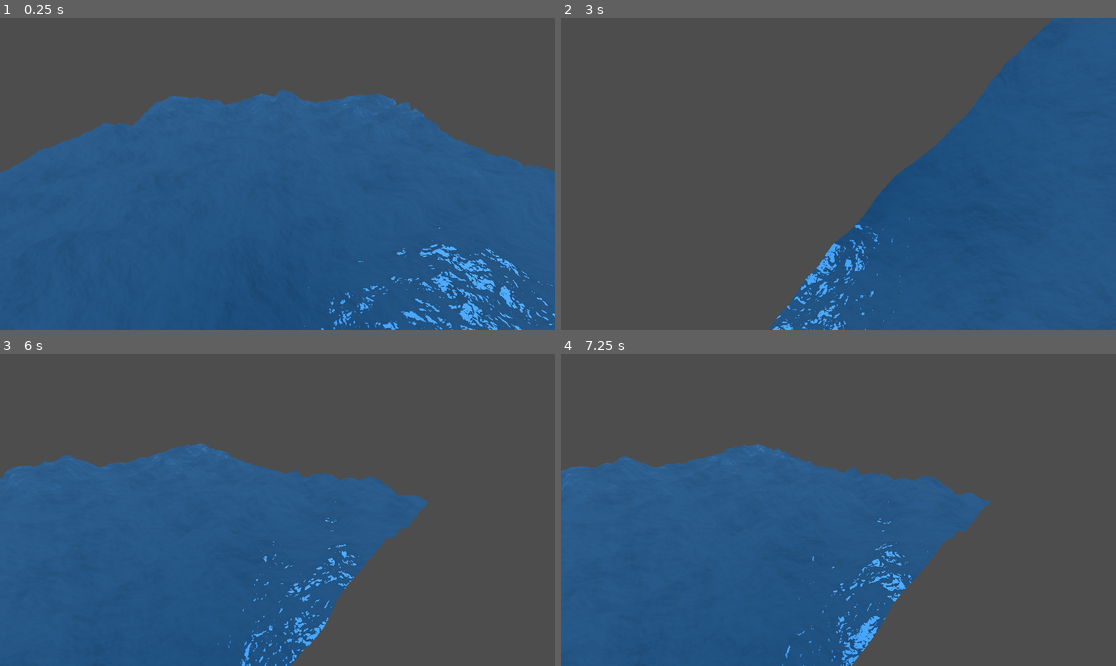
Above: before the commit, frames 1-4 (two rows, left to right).
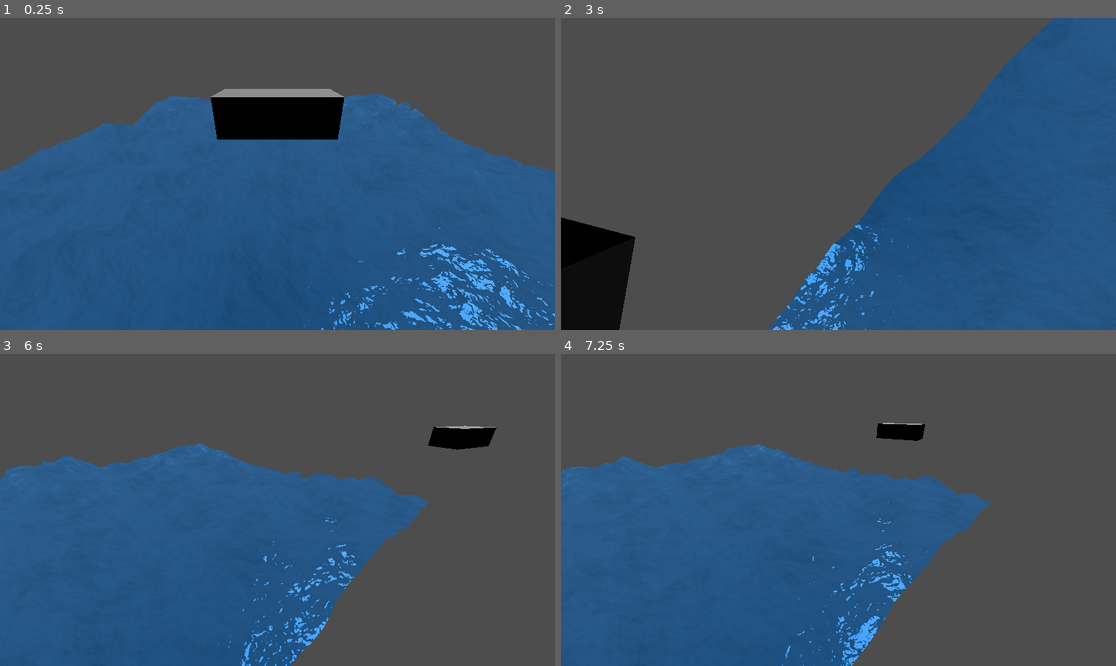
Above: after the commit, the same moments.

Repository: D0V4HKIIN/cs-341-computer-graphics-project
Game: Godot game, scene res://main.tscn
Two runs of this game, one before a commit and one after it. Both use one fixed random seed, a clock stepped at 60 frames per second and the inputs below.
Inputs (mouse positions are in pixels of both pictures, inside the frame that each line leads up to):
- Up to frame 1 (0.25 s): no input
- Up to frame 2 (3 s): move the mouse to (960, 158) at 0.52 s; press the mouse at (960, 158) at 0.53 s; hold Right (boat_right, bound only after the commit) 0.53-1.28 s; move the mouse to (727, 189) at 1.27 s; release the mouse at (727, 189) at 1.28 s; hold Down (boat_back, bound only after the commit) 1.28-2.03 s; click (727, 189) at 1.35 s; tap Enter at 2 s; move the mouse to (894, 105) at 2.02 s; press the mouse at (894, 105) at 2.03 s; hold Right (boat_right, bound only after the commit) 2.03-2.78 s; move the mouse to (810, 236) at 2.77 s; release the mouse at (810, 236) at 2.78 s; hold Up (boat_forward, bound only after the commit) from 2.78 s (still down); click (810, 236) at 2.85 s
- Up to frame 3 (6 s): move the mouse to (444, 556) at 3.52 s; release Up (boat_forward, bound only after the commit) at 3.53 s; press the mouse at (444, 556) at 3.53 s; hold Left (boat_left, bound only after the commit) 3.53-5.03 s; move the mouse to (111, 463) at 4.27 s; release the mouse at (111, 463) at 4.28 s; click (111, 463) at 4.35 s; move the mouse to (305, 510) at 5.02 s; press the mouse at (305, 510) at 5.03 s; hold Down (boat_back, bound only after the commit) 5.03-5.78 s; move the mouse to (194, 432) at 5.77 s; release the mouse at (194, 432) at 5.78 s; hold Right (boat_right, bound only after the commit) from 5.78 s (still down); click (194, 432) at 5.85 s
- Up to frame 4 (7.25 s): move the mouse to (960, 494) at 6.52 s; release Right (boat_right, bound only after the commit) at 6.53 s; press the mouse at (960, 494) at 6.53 s; hold Up (boat_forward, bound only after the commit) from 6.53 s (still down)

The runs differ from the first frame. In frame 1, 3.7% of the frame differs, in the area x 37-63%, y 22-39%; in frame 2, 4.0%, in the area x 0-14%, y 63-100%; in frame 3, 0.8%; in frame 4, 0.4%.

Commit message:
stupid boat

Diff:
--- /dev/null
+++ b/seas-341_captain_hooks_black_pearl/boat.gd
@@ -0,0 +1,28 @@
+extends CharacterBody3D
+
+
+@export var SPEED = 10.0
+@export var ROTATION_SPEED = 0.03
+@export var JUMP_VELOCITY = 4.5
+
+# Get the gravity from the project settings to be synced with RigidBody nodes.
+var gravity = ProjectSettings.get_setting("physics/3d/default_gravity")
+
+
+func _physics_process(delta):
+	# Add the gravity.
+	if not is_on_floor():
+		velocity.y -= gravity * delta
+
+	# Get the input direction and handle the movement/deceleration.
+	# As good practice, you should replace UI actions with custom gameplay actions.
+	var input_dir = Input.get_vector("boat_forward", "boat_back", "boat_left", "boat_right").normalized()
+	if input_dir:
+		rotate_y(-input_dir.y * ROTATION_SPEED)
+		velocity.x = input_dir.x * SPEED * cos(-global_rotation.y)
+		velocity.z = input_dir.x * SPEED * sin(-global_rotation.y)
+	else:
+		velocity.x = move_toward(velocity.x, 0, SPEED)
+		velocity.z = move_toward(velocity.z, 0, SPEED)
+
+	move_and_slide()
--- /dev/null
+++ b/seas-341_captain_hooks_black_pearl/boat.tscn
@@ -0,0 +1,17 @@
+[gd_scene load_steps=3 format=3 uid="uid://dc5rrghert7q2"]
+
+[sub_resource type="BoxShape3D" id="BoxShape3D_ahewb"]
+size = Vector3(3, 1, 1.5)
+
+[sub_resource type="BoxMesh" id="BoxMesh_mfw14"]
+size = Vector3(3, 1, 1.5)
+
+[node name="boat" type="CharacterBody3D"]
+
+[node name="CollisionShape3D" type="CollisionShape3D" parent="."]
+shape = SubResource("BoxShape3D_ahewb")
+
+[node name="pivot" type="Node3D" parent="."]
+
+[node name="boatMesh" type="MeshInstance3D" parent="pivot"]
+mesh = SubResource("BoxMesh_mfw14")
--- a/seas-341_captain_hooks_black_pearl/main.tscn
+++ b/seas-341_captain_hooks_black_pearl/main.tscn
@@ -1,35 +1,9 @@
-[gd_scene load_steps=9 format=3 uid="uid://ska27veo8yqj"]
+[gd_scene load_steps=5 format=3 uid="uid://ska27veo8yqj"]
 
 [ext_resource type="Script" path="res://DefaultCamera.gd" id="1_far80"]
-[ext_resource type="Shader" path="res://water.gdshader" id="1_qhy83"]
-
-[sub_resource type="PlaneMesh" id="PlaneMesh_r2pty"]
-size = Vector2(10, 10)
-subdivide_width = 100
-subdivide_depth = 100
-
-[sub_resource type="FastNoiseLite" id="FastNoiseLite_ima4o"]
-frequency = 0.003
-
-[sub_resource type="NoiseTexture2D" id="NoiseTexture2D_s2oyw"]
-seamless = true
-noise = SubResource("FastNoiseLite_ima4o")
-
-[sub_resource type="FastNoiseLite" id="FastNoiseLite_qo3a3"]
-
-[sub_resource type="NoiseTexture2D" id="NoiseTexture2D_dktfb"]
-seamless = true
-as_normal_map = true
-bump_strength = 6.0
-noise = SubResource("FastNoiseLite_qo3a3")
-
-[sub_resource type="ShaderMaterial" id="ShaderMaterial_m83tp"]
-render_priority = 0
-shader = ExtResource("1_qhy83")
-shader_parameter/normal_mix = 0.1
-shader_parameter/height_scale = 0.5
-shader_parameter/noise = SubResource("NoiseTexture2D_s2oyw")
-shader_parameter/normalmap = SubResource("NoiseTexture2D_dktfb")
+[ext_resource type="PackedScene" uid="uid://dc5rrghert7q2" path="res://boat.tscn" id="3_jaqp4"]
+[ext_resource type="Script" path="res://boat.gd" id="4_dnxvs"]
+[ext_resource type="PackedScene" uid="uid://dpd0lkuf2k0vb" path="res://water.tscn" id="4_s3snh"]
 
 [node name="main" type="Node"]
 
@@ -37,9 +11,10 @@
 transform = Transform3D(1, 0, 0, 0, 0.871214, 0.490904, 0, -0.490904, 0.871214, 0, 1.733, 5.573)
 script = ExtResource("1_far80")
 
-[node name="water_plane" type="MeshInstance3D" parent="."]
-mesh = SubResource("PlaneMesh_r2pty")
-surface_material_override/0 = SubResource("ShaderMaterial_m83tp")
-
 [node name="DirectionalLight3D" type="DirectionalLight3D" parent="."]
 transform = Transform3D(0.449319, 0.754298, 0.478692, 0, -0.535827, 0.844328, 0.893371, -0.379373, -0.240757, 0, 2.898, 0)
+
+[node name="boat" parent="." instance=ExtResource("3_jaqp4")]
+script = ExtResource("4_dnxvs")
+
+[node name="water" parent="." instance=ExtResource("4_s3snh")]
--- a/seas-341_captain_hooks_black_pearl/project.godot
+++ b/seas-341_captain_hooks_black_pearl/project.godot
@@ -58,6 +58,26 @@
 , Object(InputEventMouseButton,"resource_local_to_scene":false,"resource_name":"","device":-1,"window_id":0,"alt_presse …(227 unchanged characters)…
 ]
 }
+boat_forward={
+"deadzone": 0.5,
+"events": [Object(InputEventKey,"resource_local_to_scene":false,"resource_name":"","device":-1,"window_id":0,"alt_pressed":false,"shift_pressed":false,"ctrl_pressed":false,"meta_pressed":false,"pressed":false,"keycode":0,"physical_keycode":4194320,"key_label":0,"unicode":0,"echo":false,"script":null)
+]
+}
+boat_back={
+"deadzone": 0.5,
+"events": [Object(InputEventKey,"resource_local_to_scene":false,"resource_name":"","device":-1,"window_id":0,"alt_pressed":false,"shift_pressed":false,"ctrl_pressed":false,"meta_pressed":false,"pressed":false,"keycode":0,"physical_keycode":4194322,"key_label":0,"unicode":0,"echo":false,"script":null)
+]
+}
+boat_right={
+"deadzone": 0.5,
+"events": [Object(InputEventKey,"resource_local_to_scene":false,"resource_name":"","device":-1,"window_id":0,"alt_pressed":false,"shift_pressed":false,"ctrl_pressed":false,"meta_pressed":false,"pressed":false,"keycode":0,"physical_keycode":4194321,"key_label":0,"unicode":0,"echo":false,"script":null)
+]
+}
+boat_left={
+"deadzone": 0.5,
+"events": [Object(InputEventKey,"resource_local_to_scene":false,"resource_name":"","device":-1,"window_id":0,"alt_pressed":false,"shift_pressed":false,"ctrl_pressed":false,"meta_pressed":false,"pressed":false,"keycode":0,"physical_keycode":4194319,"key_label":0,"unicode":0,"echo":false,"script":null)
+]
+}
 
 [rendering]
 
--- /dev/null
+++ b/seas-341_captain_hooks_black_pearl/water.tscn
@@ -0,0 +1,42 @@
+[gd_scene load_steps=9 format=3 uid="uid://dpd0lkuf2k0vb"]
+
+[ext_resource type="Shader" path="res://water.gdshader" id="1_l8gi8"]
+
+[sub_resource type="PlaneMesh" id="PlaneMesh_w6kce"]
+size = Vector2(10, 10)
+subdivide_width = 100
+subdivide_depth = 100
+
+[sub_resource type="FastNoiseLite" id="FastNoiseLite_o2bg8"]
+frequency = 0.003
+
+[sub_resource type="NoiseTexture2D" id="NoiseTexture2D_s2oyw"]
+seamless = true
+noise = SubResource("FastNoiseLite_o2bg8")
+
+[sub_resource type="FastNoiseLite" id="FastNoiseLite_mhybr"]
+
+[sub_resource type="NoiseTexture2D" id="NoiseTexture2D_dktfb"]
+seamless = true
+as_normal_map = true
+bump_strength = 6.0
+noise = SubResource("FastNoiseLite_mhybr")
+
+[sub_resource type="ShaderMaterial" id="ShaderMaterial_llo1x"]
+render_priority = 0
+shader = ExtResource("1_l8gi8")
+shader_parameter/normal_mix = 0.1
+shader_parameter/height_scale = 0.5
+shader_parameter/noise = SubResource("NoiseTexture2D_s2oyw")
+shader_parameter/normalmap = SubResource("NoiseTexture2D_dktfb")
+
+[sub_resource type="WorldBoundaryShape3D" id="WorldBoundaryShape3D_mrxrc"]
+
+[node name="water" type="StaticBody3D"]
+
+[node name="water_plane" type="MeshInstance3D" parent="."]
+mesh = SubResource("PlaneMesh_w6kce")
+surface_material_override/0 = SubResource("ShaderMaterial_llo1x")
+
+[node name="CollisionShape3D" type="CollisionShape3D" parent="."]
+shape = SubResource("WorldBoundaryShape3D_mrxrc")
